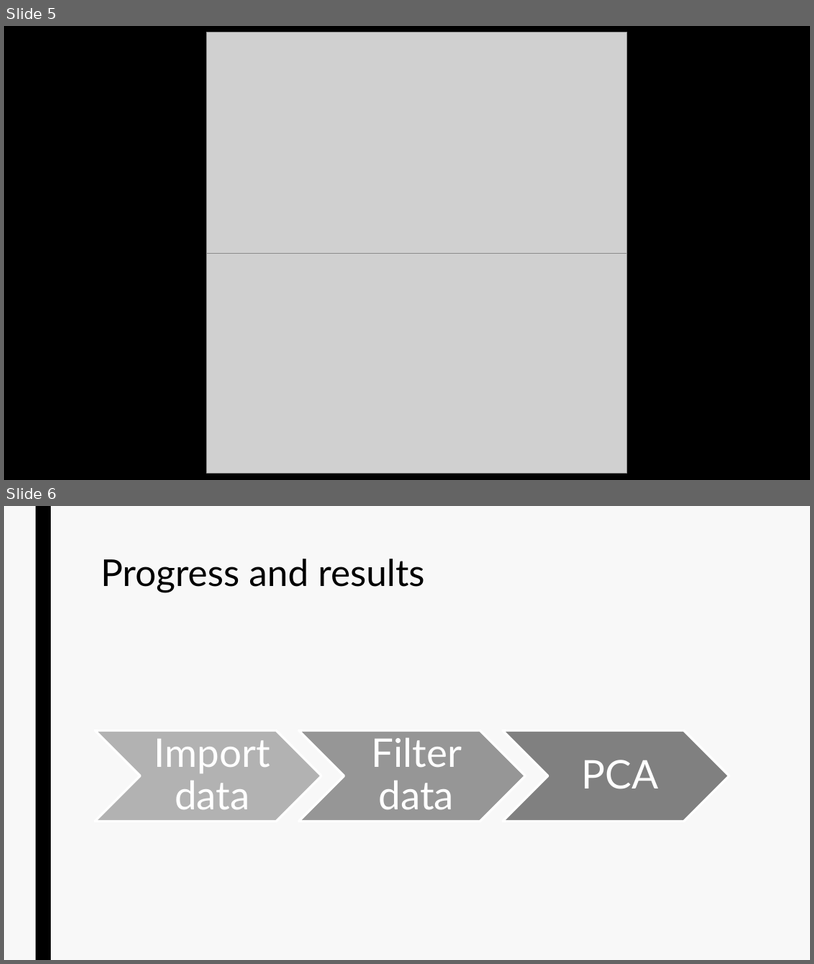
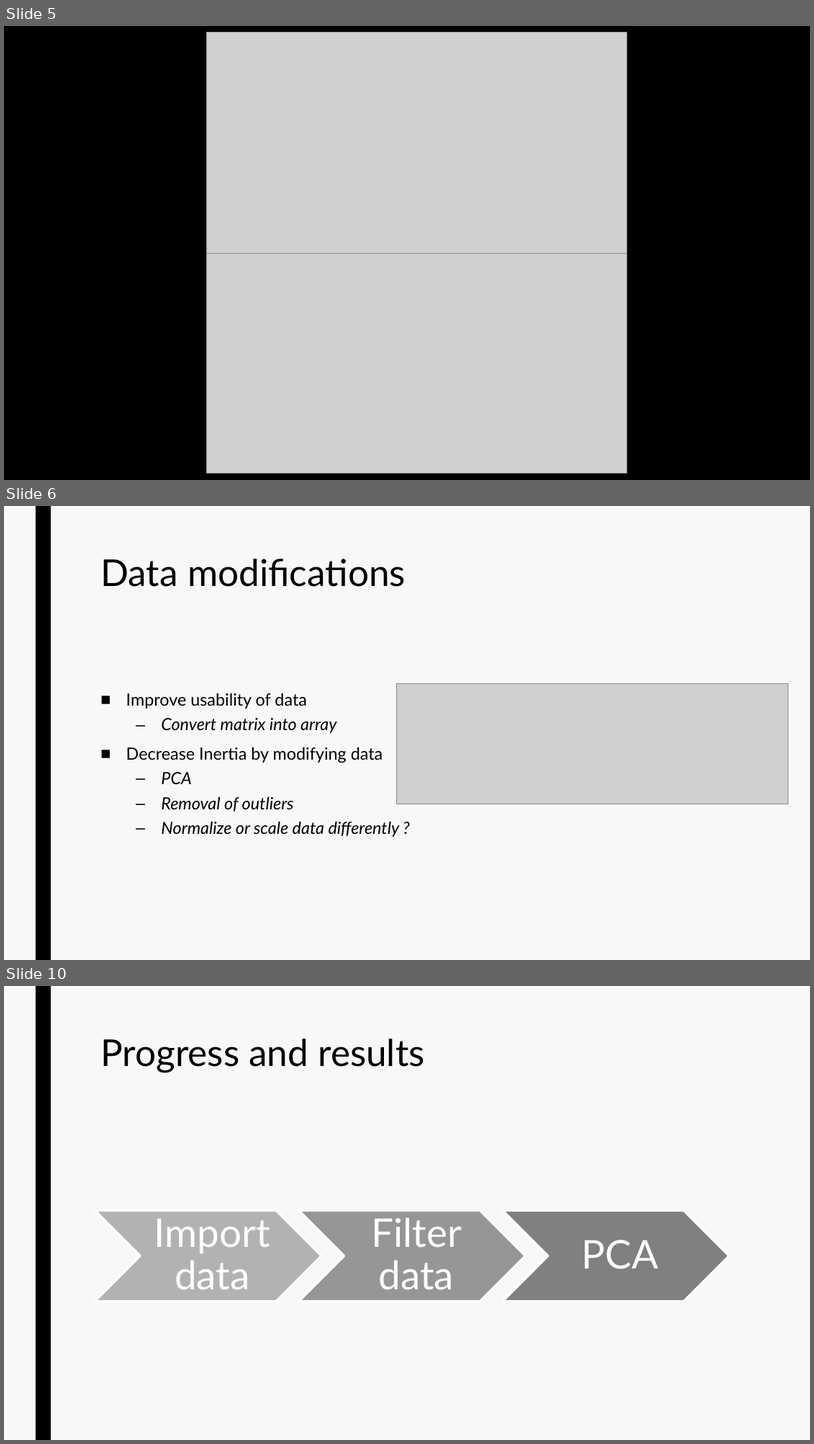
Before and after one commit to datascience-mobi/group-02-project-4-2, a slide deck: Project Proposal.pptx. Shown one above the other, each under a label of ours: slides 5 and 6 before the commit, slides 5, 6 and 10 after it; the slides between them are not shown. The pictures are 814x964 and 814x1444 pixels, drawn with LibreOffice and Linux fonts; fonts in the diff are those of the drawing; grey boxes stand for pictures. Boxes give left, top, right and bottom in pixels: in the first picture for what was removed or moved away, otherwise in the second. Text is boxed around its words. In the diff, an @@ line names an element or a change of style, - is before the commit and + after.

Commit message:
Added my slides

```diff
--- a/Project Proposal.pptx
+++ b/Project Proposal.pptx
@@ slide 6 added at [4, 506, 810, 960], background #F8F8F8; not listed: 1 template element that a slide beside it also shows @@
@@ title added at [100, 559, 406, 587], 44 pt, text #000000 @@
+Data modifications
@@ text added at [126, 692, 400, 836], 20 pt, text #000000, italic @@
+■ Improve usability of data
+  – Convert matrix into array
+■ Decrease Inertia by modifying data
+  – PCA
+  – Removal of outliers
+  – Normalize or scale data differently ?
@@ picture added at [396, 683, 788, 803] @@
@@ what was slide 6 is now slide 10 @@
```
Also in this commit, not shown: 3 other slides added.
